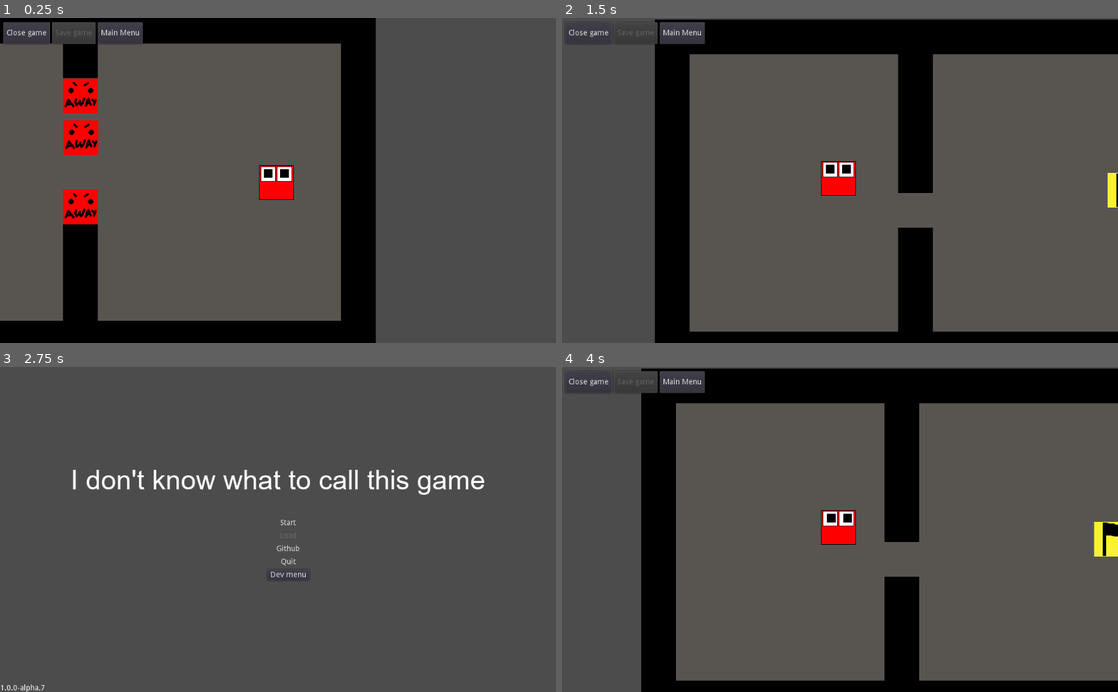
Above: before the commit, frames 1-4 (two rows, left to right).
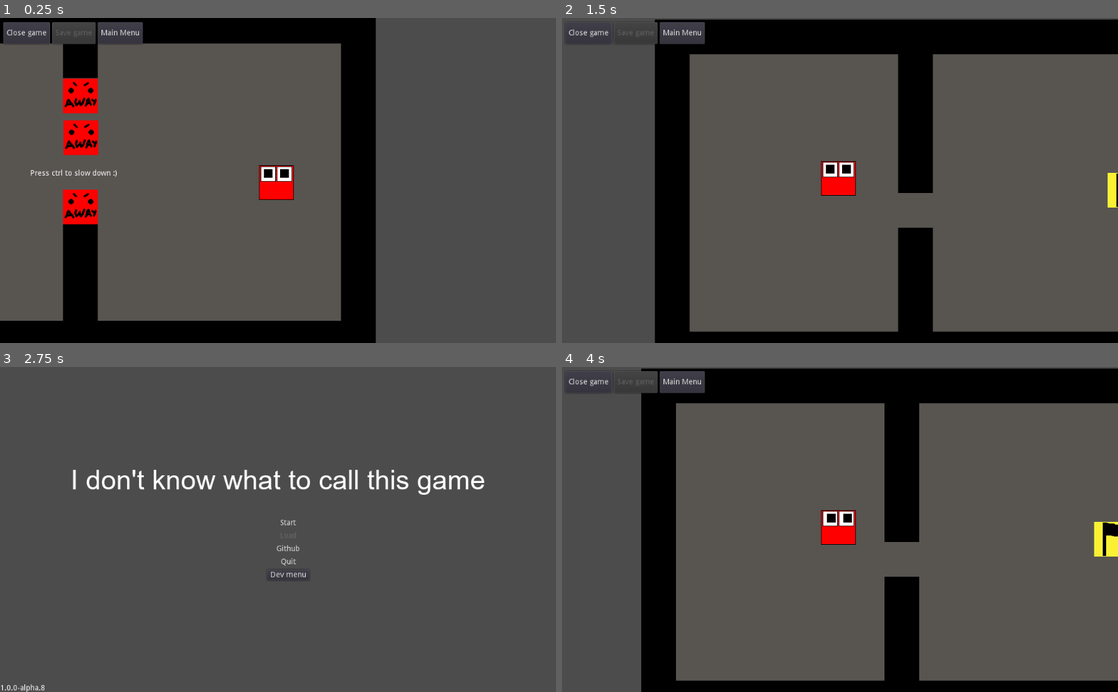
Above: after the commit, the same moments.

Repository: ballsballsballsballsballsballsballsball/game
Game: Godot game, scene res://levels/Level2.tscn
Same seed, same stepped clock (60 frames per second), same inputs: the game is played once before the commit and once after it. This scene is started directly instead of the project's main scene.
Inputs:
- Up to frame 1 (0.25 s): no input
- Up to frame 2 (1.5 s): click "Main Menu" at 0.5 s; click "Start" at 1.25 s
- Up to frame 3 (2.75 s): click "Main Menu" at 2 s
- Up to frame 4 (4 s): click "Start" at 2.75 s; tap Enter at 3.5 s; hold D (move_right) from 3.53 s (still down); hold Ctrl (ctrl) from 3.53 s (still down)

The runs differ from the first frame. In frame 1, 0.1% of the frame differs, in the area x 5-21%, y 46-49%; in frame 2, nothing differs; in frame 3, less than 0.1%; in frame 4, nothing differs.

Commit message:
door sounr

Diff:
--- a/MainMenu.gd
+++ b/MainMenu.gd
@@ -2,7 +2,7 @@
 
 onready var popup = $PopupMenu
 
-onready var version : String = '1.0.0-alpha.7'
+onready var version : String = '1.0.0-alpha.8'
 onready var github : String = 'https://github.com/ballsballsballsballsballsballsballsball/game'
 
 func _on_StartButton_pressed():
--- a/door/Door.tscn
+++ b/door/Door.tscn
@@ -13,3 +13,5 @@
 [node name="CollisionShape2D" type="CollisionShape2D" parent="."]
 position = Vector2( 0.5, 0 )
 shape = SubResource( 1 )
+
+[node name="AudioStreamPlayer2D" type="AudioStreamPlayer2D" parent="."]
--- /dev/null
+++ b/levels/Level2.gd
@@ -0,0 +1,8 @@
+extends Node2D
+
+
+
+func _on_Area2D_body_entered(body):
+	if body.get_name() == 'Player':
+		$WindowDialog.popup_centered()
+		get_node("Area2D/CollisionShape2D").disabled = true
--- a/levels/Level2.tscn
+++ b/levels/Level2.tscn
@@ -1,15 +1,17 @@
-[gd_scene load_steps=7 format=2]
+[gd_scene load_steps=8 format=2]
 
 [ext_resource path="res://TileMap.tscn" type="PackedScene" id=1]
 [ext_resource path="res://player/Player.tscn" type="PackedScene" id=2]
 [ext_resource path="res://goal/Goal.tscn" type="PackedScene" id=3]
 [ext_resource path="res://LevelCamera/LevelCamera.tscn" type="PackedScene" id=4]
 [ext_resource path="res://enemy/Enemy.tscn" type="PackedScene" id=5]
+[ext_resource path="res://levels/Level2.gd" type="Script" id=6]
 
 [sub_resource type="RectangleShape2D" id=1]
 extents = Vector2( 21.75, 119.5 )
 
 [node name="Level2" type="Node2D"]
+script = ExtResource( 6 )
 
 [node name="TileMap" parent="." instance=ExtResource( 1 )]
 tile_data = PoolIntArray( 0, 1, 0, 1, 1, 0, 2, 1, 0, 3, 1, 0, 4, 1, 0, 5, 1, 0, 6, 1, 0, 7, 1, 0, 8, 1, 0, 9, 1, 0, 10, …(2057 unchanged characters)…
@@ -39,5 +41,27 @@
 [node name="CollisionShape2D" type="CollisionShape2D" parent="Area2D"]
 position = Vector2( 0, -1 )
 shape = SubResource( 1 )
+disabled = true
+
+[node name="WindowDialog" type="WindowDialog" parent="."]
+margin_right = 154.0
+margin_bottom = 40.0
+window_title = "Hint"
+__meta__ = {
+"_editor_description_": ""
+}
+
+[node name="Label" type="Label" parent="WindowDialog"]
+margin_right = 148.0
+margin_bottom = 37.0
+text = "Press ctrl to slow down"
+
+[node name="Label" type="Label" parent="."]
+margin_left = 388.0
+margin_top = 297.0
+margin_right = 548.0
+margin_bottom = 311.0
+text = "Press ctrl to slow down :)"
 
 [connection signal="body_entered" from="Goal" to="Player" method="_on_Goal_body_entered"]
+[connection signal="body_entered" from="Area2D" to="." method="_on_Area2D_body_entered"]
--- a/levels/Level3.gd
+++ b/levels/Level3.gd
@@ -1,7 +1,9 @@
 extends Node2D
 
 
-
+var door = preload("res://door/door.wav")
 func _on_Plate_body_entered(body):
 	if body.get_name() == "Crate":
 		$Door.translate(Vector2('0','64'))
+		$Door/AudioStreamPlayer2D.stream = door
+		$Door/AudioStreamPlayer2D.play()
--- a/project.godot
+++ b/project.godot
@@ -17,6 +17,7 @@
 [display]
 
 window/size/fullscreen=true
+mouse_cursor/custom_image="res://sprites/cursor.png"
 window/stretch/mode="viewport"
 
 [gdnative]
Not shown, added: door/door.wav.import
Binary file added: sprites/cursor.png
Not shown, added: sprites/cursor.png.import
Binary file changed: sprites/player/Player.ase
Not shown, added: door/door.wav
